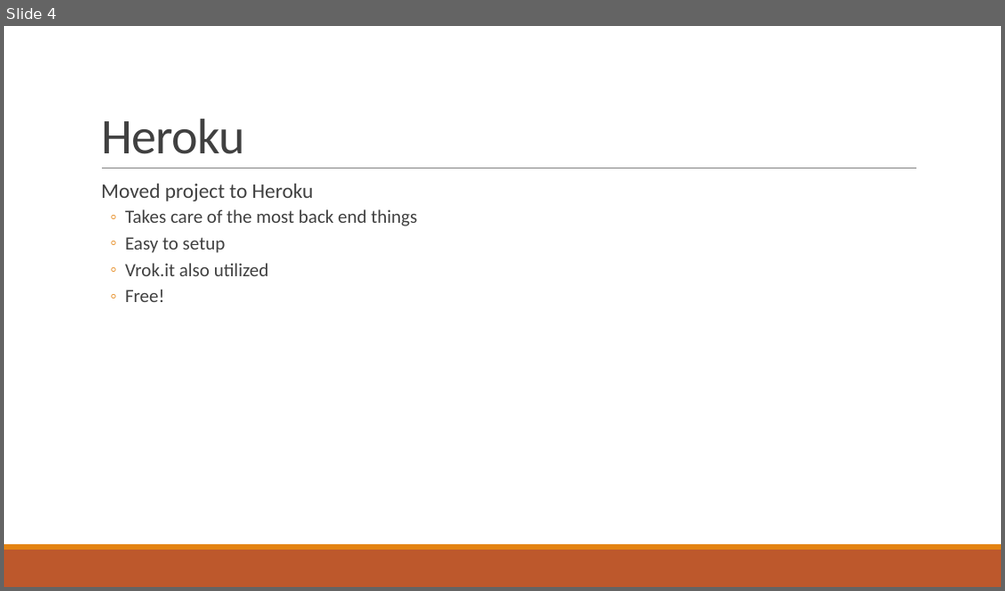
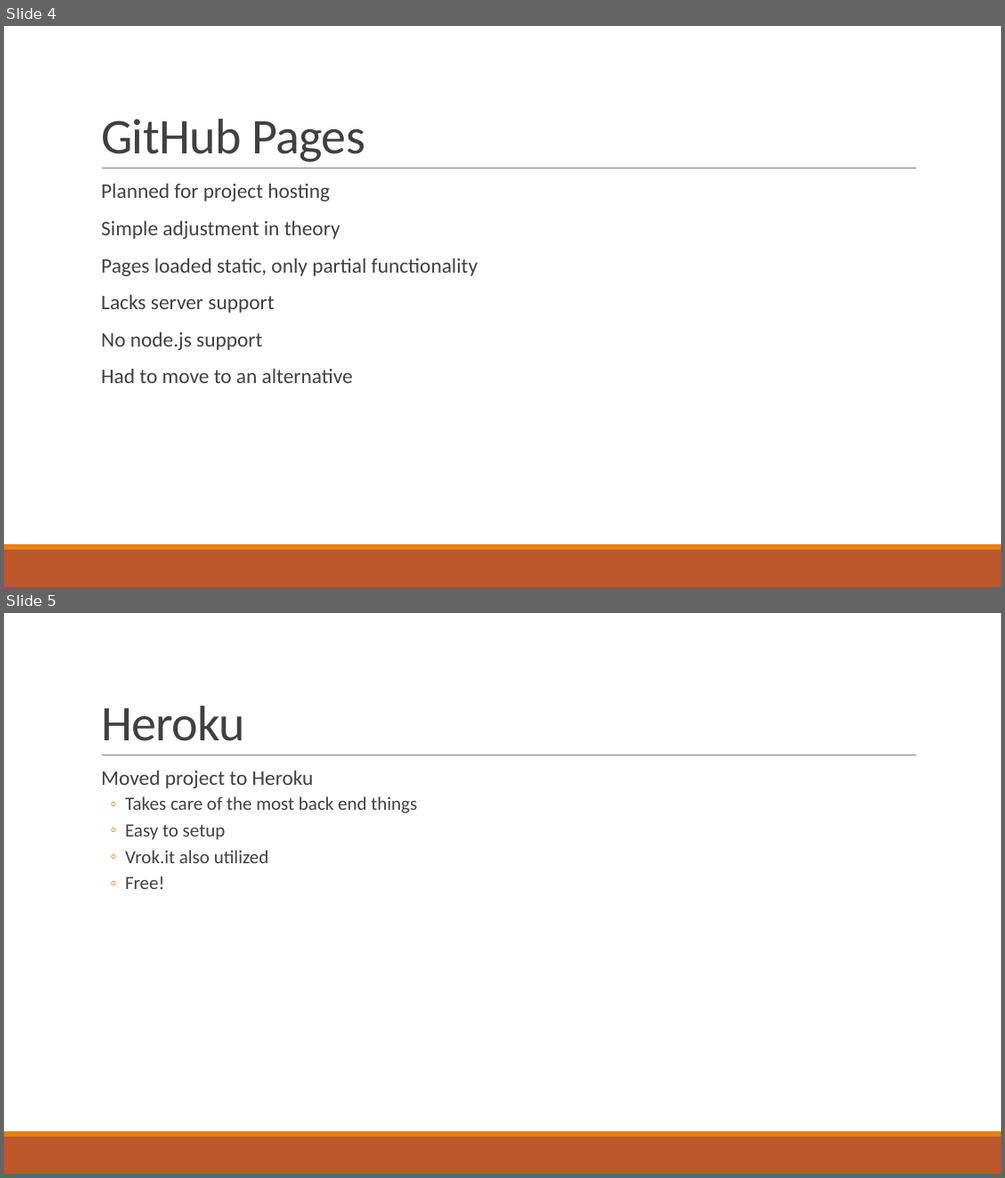
Before and after one commit to gonsalvg/Capstone-Forge-App, a slide deck: Project Documents/Progress Report 2/Progress report.pptx. Shown one above the other, each under a label of ours: slide 4 before the commit, slides 4 and 5 after it. The pictures are 1005x591 and 1005x1178 pixels, drawn with LibreOffice and Linux fonts; fonts in the diff are those of the drawing. Boxes give left, top, right and bottom in pixels: in the first picture for what was removed or moved away, otherwise in the second. Text is boxed around its words. In the diff, an @@ line names an element or a change of style, - is before the commit and + after.

```diff
--- a/Project Documents/Progress Report 2/Progress report.pptx
+++ b/Project Documents/Progress Report 2/Progress report.pptx
@@ slide 4 added at (4, 26, 1001, 587), background #FFFFFF; not listed: 3 template elements that a slide beside it also shows @@
@@ title added at (101, 119, 365, 162), 48 pt, text #404040 @@
+GitHub Pages
@@ text added at (101, 184, 477, 383), 20 pt, text #404040 @@
+  Planned for project hosting
+  Simple adjustment in theory
+  Pages loaded static, only partial functionality
+  Lacks server support
+  No node.js support
+  Had to move to an alternative
@@ what was slide 4 is now slide 5 @@
```
Also in this commit, not shown: 3 slides changed, 3 other slides added.
